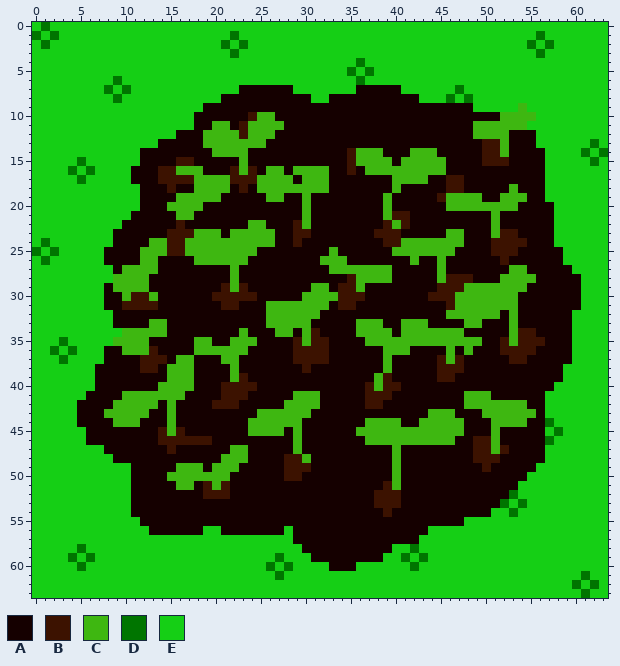
Two states of a pixel-art sprite, images/FarmingPatch2.png. The first picture shows the starting point.
The file is 64x64 pixels.
Palette (. is transparent): A #150000  B #3c1200  C #3eb711  D #007500  E #15cf15
New version:
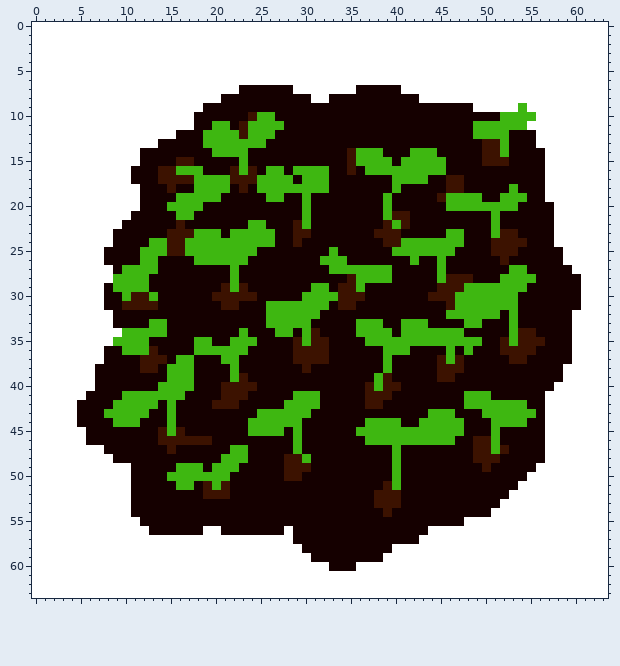
Change:
colour E: #15cf15 -> #ffffff
y 0: x 1 D -> E
y 1: x 0 D -> E; x 2 D -> E; x 22 D -> E; x 56 D -> E
y 2: x 1 D -> E; x 21 D -> E; x 23 D -> E; x 55 D -> E; x 57 D -> E
y 3: x 22 D -> E; x 56 D -> E
y 4: x 36 D -> E
y 5: x 35 D -> E; x 37 D -> E
y 6: x 9 D -> E; x 36 D -> E
y 7: x 8 D -> E; x 10 D -> E; x 47 D -> E
y 8: x 9 D -> E; x 46 D -> E; x 48 D -> E
y 13: x 62 D -> E
y 14: x 61 D -> E; x 63 D -> E
y 15: x 5 D -> E; x 62 D -> E
y 16: x 4 D -> E; x 6 D -> E
y 17: x 5 D -> E
y 24: x 1 D -> E
y 25: x 0 D -> E; x 2 D -> E
y 26: x 1 D -> E
y 35: x 3 D -> E
y 36: x 2 D -> E; x 4 D -> E
y 37: x 3 D -> E
y 44: x 57 D -> E
y 45: x 58 D -> E
y 46: x 57 D -> E
y 52: x 53 D -> E
y 53: x 52 D -> E; x 54 D -> E
y 54: x 53 D -> E
y 58: x 5 D -> E; x 42 D -> E
y 59: x 4 D -> E; x 6 D -> E; x 27 D -> E; x 41 D -> E; x 43 D -> E
y 60: x 5 D -> E; x 26 D -> E; x 28 D -> E; x 42 D -> E
y 61: x 27 D -> E; x 61 D -> E
y 62: x 60 D -> E; x 62 D -> E
y 63: x 61 D -> E
